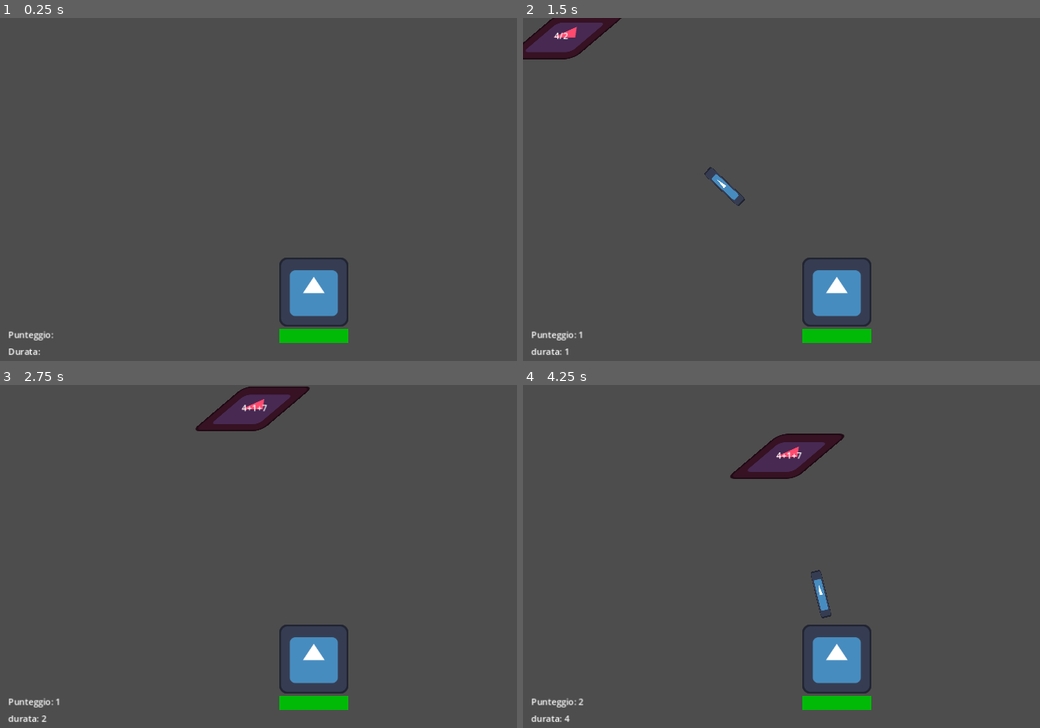
Above: before the commit, frames 1-4 (two rows, left to right).
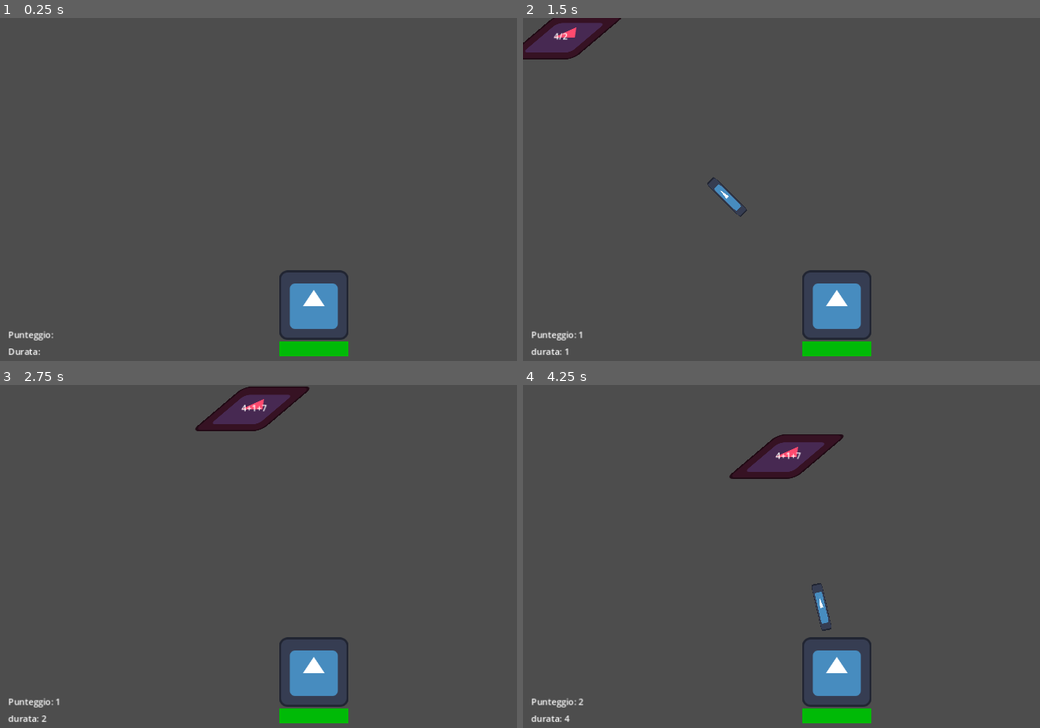
Above: after the commit, the same moments.

Repository: StefanoGavatta/MatematicaLanParty
Game: Godot game, scene res://world/world.tscn
Two runs of this game, one before a commit and one after it. Both use one fixed random seed, a clock stepped at 60 frames per second and the inputs below. The engine's default icon, where the game draws it, is replaced by a stand-in: a white triangle on a blue panel in a dark square.
Inputs:
- Up to frame 1 (0.25 s): no input
- Up to frame 2 (1.5 s): tap Enter at 0.5 s
- Up to frame 3 (2.75 s): no input
- Up to frame 4 (4.25 s): no input

The runs differ from the first frame. In frame 1, 2.1% of the frame differs, in the area x 54-68%, y 69-99%; in frame 2, 2.4%; in frame 3, 2.1%; in frame 4, 2.5%, in the area x 39-68%, y 14-99%.

Commit message:
AI migliorata

Diff:
--- a/CPU/ai.gd
+++ b/CPU/ai.gd
@@ -3,8 +3,8 @@
 
 #!!!IA per tesrtare le funzinalità!!!!
 
-@export var enable: bool = false
-@export var FireRate: float = 2
+@export var enable: bool = false  #abilita l'autoplay
+@export var FireRate: float = 2 #ogni quanto indovina un'espressione
 
 @onready var timer: Timer = $Timer
 
@@ -13,19 +13,19 @@
 
 @onready var cavalieri: Node = $"../GeneratoreDiCavalieri/Cavalieri"
 
-var can_shoot:bool = true
+
 func _ready() -> void:
 	if enable:
 		timer.wait_time = FireRate
 		timer.timeout.connect(_on_timer_timeout)
+	else:
+		queue_free()
 
 
 func _on_timer_timeout() -> void:
-	can_shoot = true
 	fire()
 
 
 func fire():
-	if cavalieri.get_child_count() > 0 && can_shoot:
+	if cavalieri.get_child_count() > 0 :
 		input.text = str(cavalieri.get_child(0).risultato)
-		can_shoot = false
--- a/world/world.tscn
+++ b/world/world.tscn
@@ -27,7 +27,7 @@
 
 [node name="Bersaglio" parent="." instance=ExtResource("2_mj5e8")]
 unique_name_in_owner = true
-position = Vector2(576, 504)
+position = Vector2(576, 528)
 
 [node name="GeneratoreDiCavalieri" parent="." instance=ExtResource("4_gn8x3")]
 maxSpawn = 6.0
@@ -69,11 +69,17 @@
 caret_blink = true
 
 [node name="SkinInput" type="Label" parent="Input"]
-layout_mode = 0
-offset_left = 500.0
-offset_top = 607.0
-offset_right = 655.0
-offset_bottom = 638.0
+layout_mode = 1
+anchors_preset = 7
+anchor_left = 0.5
+anchor_top = 1.0
+anchor_right = 0.5
+anchor_bottom = 1.0
+offset_left = -77.5
+offset_top = -31.0
+offset_right = 77.5
+grow_horizontal = 2
+grow_vertical = 0
 text = "Input"
 horizontal_alignment = 1
 
